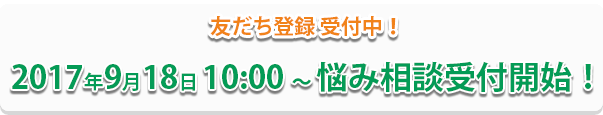
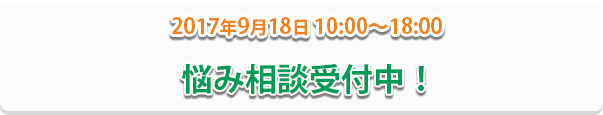
The second (603, 115) image is a revision of the first. Changes to its layers:
renamed "友だち登録 受付中！" to "2017年9月18日 10:00〜18:00", painted on it over [left=172, top=16, right=442, bottom=37]
renamed "2017年9月18日 10:00 ～ 悩み相談受付開始！" to "悩み相談受付中！", painted on it over [left=12, top=61, right=591, bottom=94]
